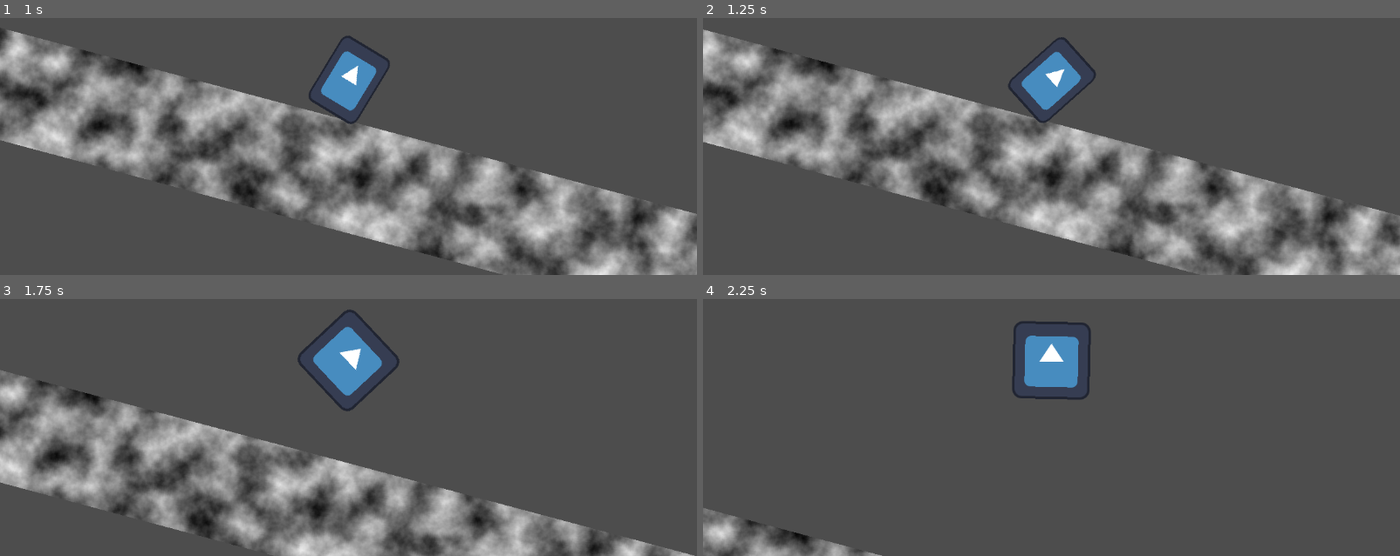
Above: before the commit, frames 1-4 (two rows, left to right).
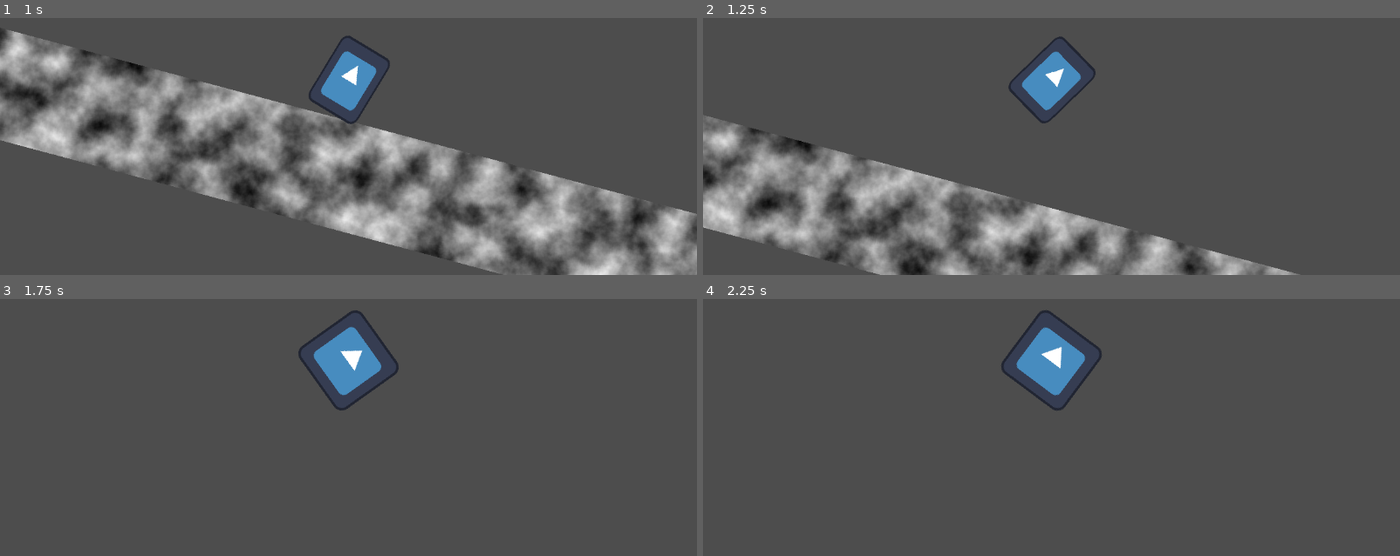
Above: after the commit, the same moments.

Repository: SinusMs/minijam-187
Game: Godot game, scene res://levels/ferdi_level_testink.tscn
Same seed, same stepped clock (60 frames per second), same inputs: the game is played once before the commit and once after it. This scene is started directly instead of the project's main scene. The engine's default icon, where the game draws it, is replaced by a stand-in: a white triangle on a blue panel in a dark square.
Inputs:
- Up to frame 1 (1 s): tap Enter (evolve) at 0.5 s; hold D (right) from 0.53 s (still down); tap Space (jump) at 0.6, 0.77 s
- Up to frame 2 (1.25 s): keep holding D (right); tap Space (jump) at 1.07 s
- Up to frame 3 (1.75 s): release D (right) at 1.28 s; hold A (left) from 1.28 s (still down); tap Enter (evolve) at 1.35 s; tap Space (jump) at 1.52, 1.55 s
- Up to frame 4 (2.25 s): tap Space (jump) at 1.82 s; release A (left) at 2.03 s; hold D (right) from 2.03 s (still down); tap P (shake) at 2.1 s

Frame 1 is identical in both runs. In frame 2, 39% of the frame differs, in the area x 0-100%, y 4-100%; in frame 3, 22%; in frame 4, 2.9%.

Commit message:
egg jump and on_floor

Diff:
--- /dev/null
+++ b/entities/character/character_controller.gd
@@ -0,0 +1,24 @@
+extends RigidBody2D
+
+var on_floor_currently: bool = false
+var on_floor: bool = false
+@export var floor_margin: float = 0.3
+var time = 0.0
+
+func _integrate_forces(state: PhysicsDirectBodyState2D) -> void:
+	on_floor_currently = false # reset on_floor for this physics frame
+
+	var i := 0
+	while i < state.get_contact_count():
+		var normal := state.get_contact_local_normal(i)
+		var this_contact_on_floor = normal.dot(Vector2.UP) > 0.99
+
+		on_floor_currently = on_floor_currently or this_contact_on_floor
+		i += 1
+
+func _physics_process(delta: float) -> void:
+	on_floor = time < floor_margin
+	if on_floor_currently:
+		time = 0.0
+	else:
+		time += delta
--- a/entities/character/character_controller.tscn
+++ b/entities/character/character_controller.tscn
@@ -1,5 +1,6 @@
-[gd_scene load_steps=6 format=3 uid="uid://bokydwynkrbia"]
+[gd_scene load_steps=7 format=3 uid="uid://bokydwynkrbia"]
 
+[ext_resource type="Script" uid="uid://rpfba4d1fiy7" path="res://entities/character/character_controller.gd" id="1_2peoh"]
 [ext_resource type="Texture2D" uid="uid://btpdjy4efm746" path="res://icon.svg" id="1_bn032"]
 [ext_resource type="Script" uid="uid://bmhsu3tnko74x" path="res://entities/character/state_machine.gd" id="2_5rbde"]
 [ext_resource type="Script" uid="uid://c2uxhropemok1" path="res://entities/character/egg.gd" id="3_jqtp5"]
@@ -12,6 +13,9 @@
 
 [node name="CharacterControllerBody" type="RigidBody2D"]
 physics_material_override = SubResource("PhysicsMaterial_i81ls")
+contact_monitor = true
+max_contacts_reported = 1
+script = ExtResource("1_2peoh")
 
 [node name="ChimkenSprite" type="Sprite2D" parent="."]
 texture = ExtResource("1_bn032")
@@ -39,6 +43,7 @@
 character = NodePath("../..")
 egg_shape = NodePath("../../EggCollShape")
 egg_sprite = NodePath("../../EggSprite")
+crack_speed_threshold = 600.0
 metadata/_custom_type_script = "uid://c2uxhropemok1"
 
 [node name="Chimken" type="Node" parent="StateMachine" node_paths=PackedStringArray("character", "chimken_shape", "chimken_sprite")]
--- a/entities/character/egg.gd
+++ b/entities/character/egg.gd
@@ -5,13 +5,21 @@
 @export var egg_shape: CollisionPolygon2D
 @export var egg_sprite: Sprite2D
 
-var speed: float = 300.0
+@export var initial_speed: float = 300.0
+var speed: float
+
+@export var crack_speed_threshold: float = 30.0
+var prev_speed: float = 0.0
+
+@export var jump_cooldown = 0.5
+var time = 0.0
 
 func enter() -> void:
 	transitioned.emit(self, "chimken")
 	egg_shape.disabled = false
 	egg_sprite.visible = true
 	character.physics_material_override.friction = 1.0
+	speed = initial_speed
 
 func exit() -> void:
 	egg_shape.disabled = true
@@ -22,5 +30,16 @@
 	if Input.is_action_just_pressed("evolve"):
 		transitioned.emit(self, "chimken")
 
+	time += delta
+
 func physics_update(delta: float) -> void:
+	if Input.is_action_just_pressed("jump") and character.on_floor and time > jump_cooldown:
+		print("chump")
+		character.apply_impulse(Vector2(0.0, -1000.0))
+		time = 0.0
 	character.apply_force(Vector2(speed, 0.0))
+	var current_speed: float = character.linear_velocity.length()
+	if prev_speed - current_speed > crack_speed_threshold:
+		print("crack")
+		transitioned.emit(self, "chimken")
+	prev_speed = current_speed
--- a/levels/ferdi_level_testink.tscn
+++ b/levels/ferdi_level_testink.tscn
@@ -1,7 +1,8 @@
-[gd_scene load_steps=6 format=3 uid="uid://c8us8wbox0v42"]
+[gd_scene load_steps=8 format=3 uid="uid://c8us8wbox0v42"]
 
 [ext_resource type="PackedScene" uid="uid://bokydwynkrbia" path="res://entities/character/character_controller.tscn" id="2_7tovp"]
 [ext_resource type="PackedScene" uid="uid://qa64vhko2yhk" path="res://entities/character/character_camera.tscn" id="2_luqth"]
+[ext_resource type="Texture2D" uid="uid://btpdjy4efm746" path="res://icon.svg" id="3_luqth"]
 
 [sub_resource type="RectangleShape2D" id="RectangleShape2D_7tovp"]
 size = Vector2(1e+06, 181)
@@ -12,6 +13,9 @@
 width = 15797
 height = 180
 noise = SubResource("FastNoiseLite_tg4o1")
+
+[sub_resource type="RectangleShape2D" id="RectangleShape2D_8t4qb"]
+size = Vector2(128, 124)
 
 [node name="FerdiLevelTestink" type="Node2D"]
 
@@ -54,3 +58,13 @@
 
 [node name="CharacterCamera" parent="." node_paths=PackedStringArray("player") instance=ExtResource("2_luqth")]
 player = NodePath("../CharacterController")
+
+[node name="Obstacle" type="StaticBody2D" parent="."]
+position = Vector2(3309, -77)
+
+[node name="CollisionShape2D" type="CollisionShape2D" parent="Obstacle"]
+position = Vector2(0, -1)
+shape = SubResource("RectangleShape2D_8t4qb")
+
+[node name="Sprite2D" type="Sprite2D" parent="Obstacle"]
+texture = ExtResource("3_luqth")
Not shown, added: entities/character/character_controller.gd.uid
